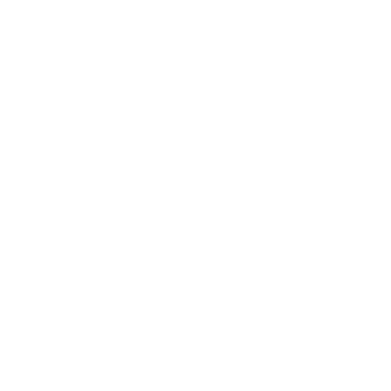
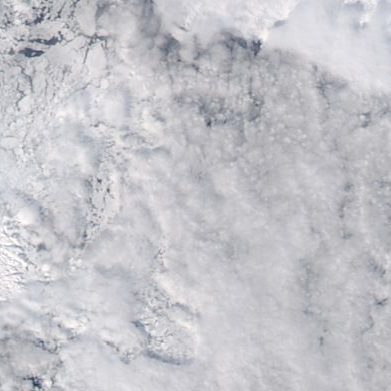
Two versions of the same layered image (391×391). Layer-by-layer changes:
added layer "301_hudson_bay_100km_20060329.aqua.truecolor.250m" above "Background" over (x1=0, y1=0, x2=391, y2=391)
